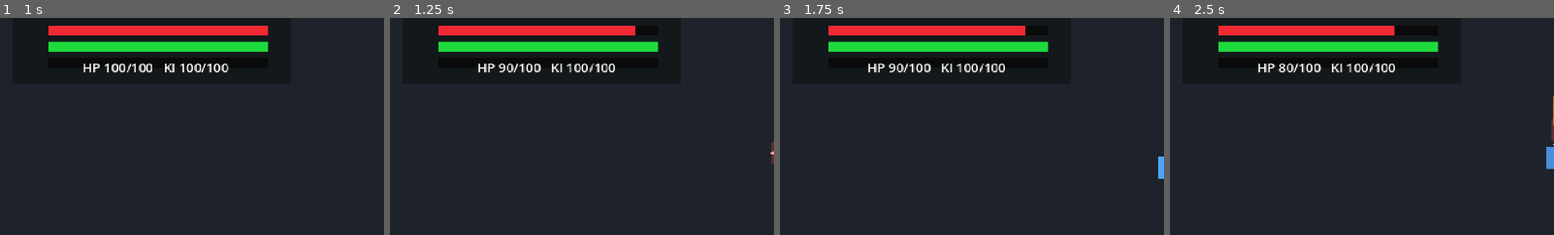
Above: before the commit, frames 1-4 (left to right).
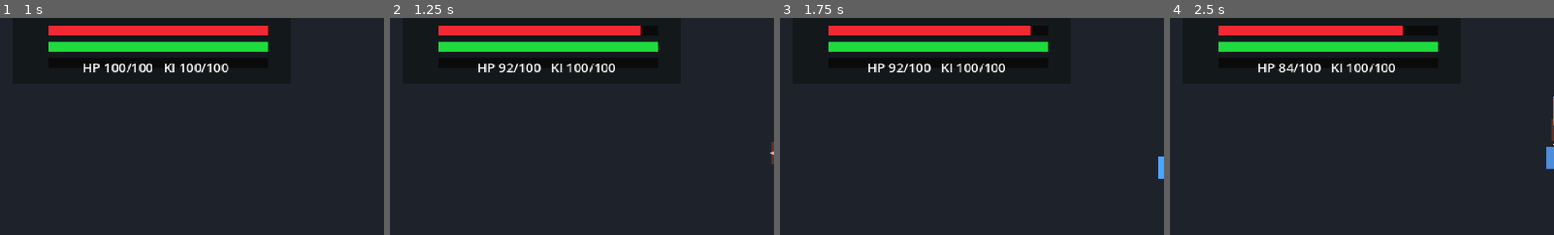
Above: after the commit, the same moments.

Repository: kikajima/dragonballsoullegacy
Game: Godot game, scene res://scenes/bootstrap/bootstrap.tscn
Two runs of this game, one before a commit and one after it. Both use one fixed random seed, a clock stepped at 60 frames per second and the inputs below.
Inputs:
- Up to frame 1 (1 s): hold D (move_right) from 0.53 s (still down); tap J (attack) at 0.6 s
- Up to frame 2 (1.25 s): keep holding D (move_right)
- Up to frame 3 (1.75 s): release D (move_right) at 1.28 s; hold S (move_down) from 1.28 s (still down); tap Shift (block) at 1.35 s
- Up to frame 4 (2.5 s): release S (move_down) at 2.03 s; hold D (move_right) from 2.03 s (still down); hold L (charge_ki) from 2.03 s (still down)
The pictures show only the part of the screen within x 0-50%, y 19-69%; the shares and areas given below are measured in that part.

Frame 1 is identical in both runs. In frame 2, 0.1% of the frame differs, in the area x 30-66%, y 3-26%; in frame 3, 0.1%; in frame 4, 0.2%, in the area x 30-61%, y 3-26%.

Commit message:
fix: preserve debug enemy melee damage

Diff:
--- a/actors/enemies/debug_goku_enemy.tscn
+++ b/actors/enemies/debug_goku_enemy.tscn
@@ -77,6 +77,7 @@
 
 [node name="MeleeCombatComponent" type="Node" parent="Components"]
 script = ExtResource("7_melee")
+damage = 8
 attack_duration = 0.5
 hitbox_active_from = 0.14
 hitbox_active_until = 0.34
